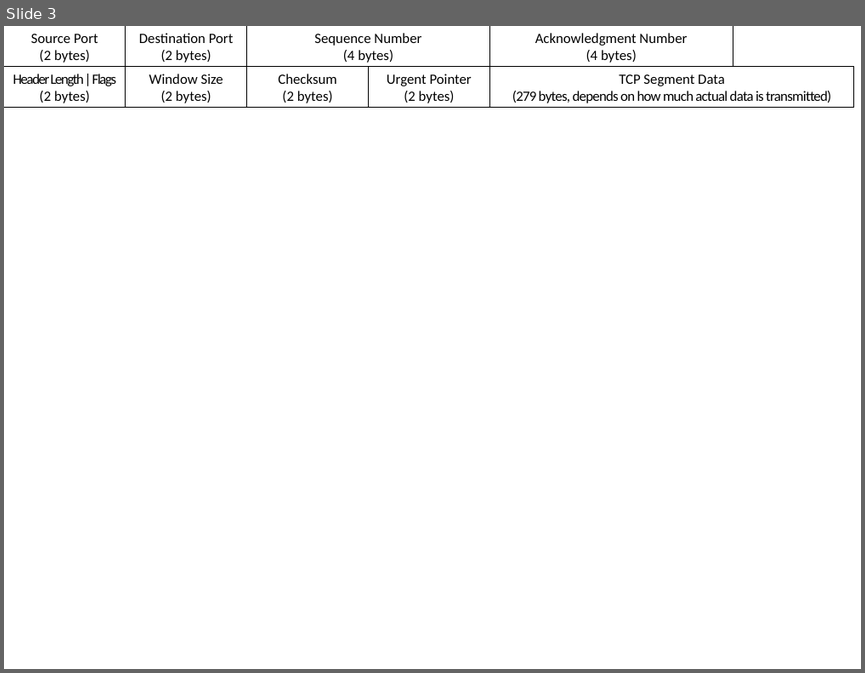
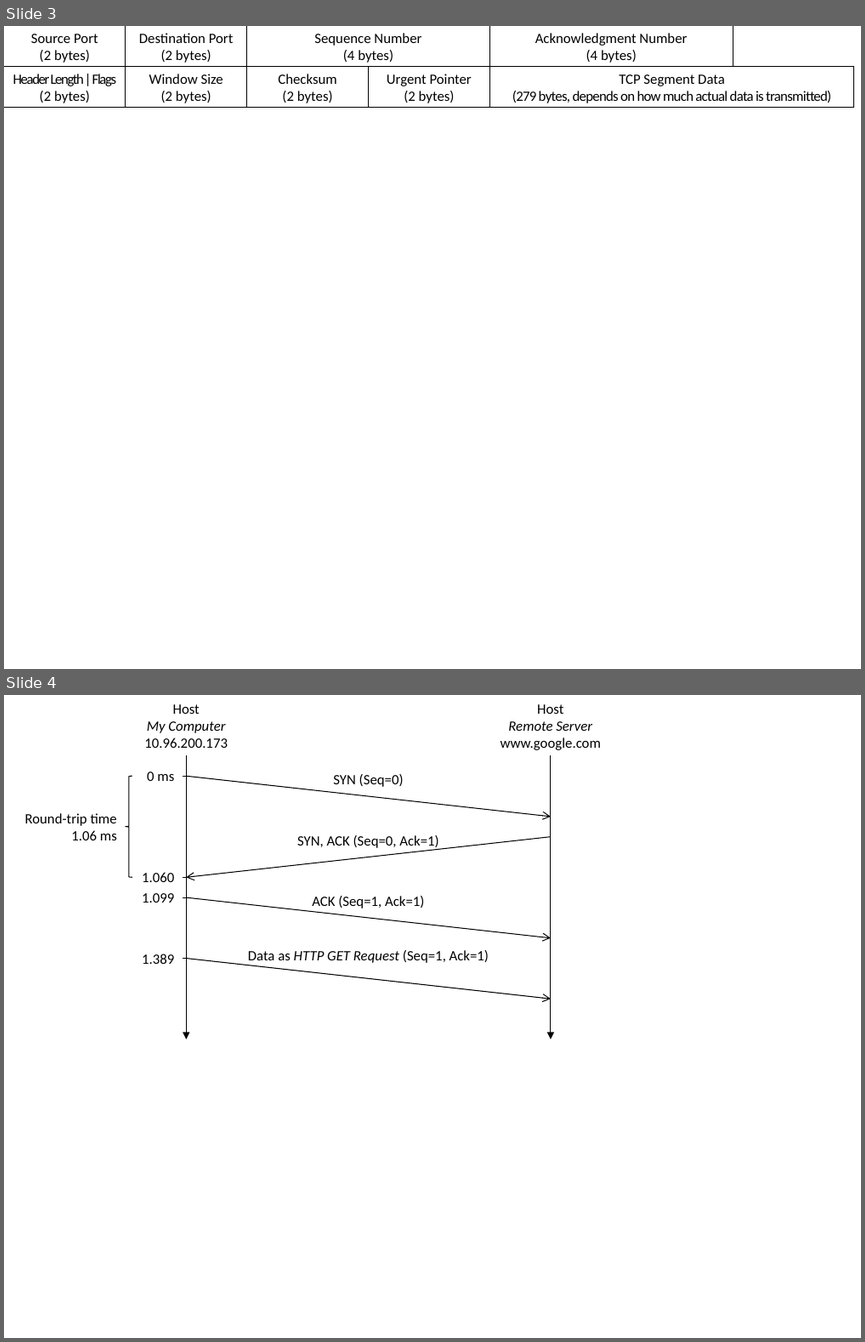
Before and after one commit to RedAndBlueEraser/comp30023, a slide deck: workshop/ws-10-11-lab-answers/diagrams.pptx. Shown one above the other, each under a label of ours: slide 3 before the commit, slides 3 and 4 after it. The pictures are 865x673 and 865x1342 pixels, drawn with LibreOffice and Linux fonts; fonts in the diff are those of the drawing. Boxes give left, top, right and bottom in pixels: in the first picture for what was removed or moved away, otherwise in the second. Text is boxed around its words. In the diff, an @@ line names an element or a change of style, - is before the commit and + after.

```diff
--- a/workshop/ws-10-11-lab-answers/diagrams.pptx
+++ b/workshop/ws-10-11-lab-answers/diagrams.pptx
@@ slide 4 added at bbox=[4, 695, 861, 1338], background #FFFFFF @@
@@ text added at bbox=[144, 704, 228, 748], 12 pt, text #000000 @@
+Host
+My Computer
+10.96.200.173
@@ text added at bbox=[500, 704, 601, 750], 12 pt, text #000000 @@
+Host
+Remote Server
+www.google.com
@@ arrow added from (187, 756) to (187, 1039), #000000 0.75 pt @@
@@ arrow added from (551, 756) to (551, 1039), #000000 0.75 pt @@
@@ left brace added at bbox=[126, 776, 132, 877], outline #000000 0.75 pt @@
@@ text added at bbox=[147, 771, 174, 781], 12 pt, text #000000 @@
+0 ms
@@ line added from (183, 776) to (187, 776), #000000 0.75 pt @@
@@ arrow added from (187, 776) to (551, 817), #000000 0.75 pt @@
@@ text added at bbox=[333, 774, 404, 787], 12 pt, text #000000 @@
+SYN (Seq=0)
@@ text added at bbox=[25, 813, 117, 840], 12 pt, text #000000 @@
+Round-trip time
+1.06 ms
@@ arrow added from (551, 836) to (187, 878), #000000 0.75 pt @@
@@ text added at bbox=[297, 835, 438, 848], 12 pt, text #000000 @@
+SYN, ACK (Seq=0, Ack=1)
@@ text added at bbox=[142, 872, 174, 882], 12 pt, text #000000 @@
+1.060
@@ text added at bbox=[142, 893, 174, 902], 12 pt, text #000000 @@
+1.099
@@ line added from (183, 878) to (187, 878), #000000 0.75 pt @@
@@ line added from (183, 897) to (187, 897), #000000 0.75 pt @@
@@ arrow added from (187, 897) to (551, 937), #000000 0.75 pt @@
@@ text added at bbox=[312, 896, 424, 908], 12 pt, text #000000 @@
+ACK (Seq=1, Ack=1)
@@ text added at bbox=[142, 953, 174, 964], 12 pt, text #000000 @@
+1.389
@@ line added from (183, 958) to (187, 958), #000000 0.75 pt @@
@@ arrow added from (187, 958) to (551, 998), #000000 0.75 pt @@
@@ text added at bbox=[248, 950, 488, 963], 12 pt, text #000000 @@
+Data as HTTP GET Request (Seq=1, Ack=1)
```
Also in this commit, not shown: 1 other file.
